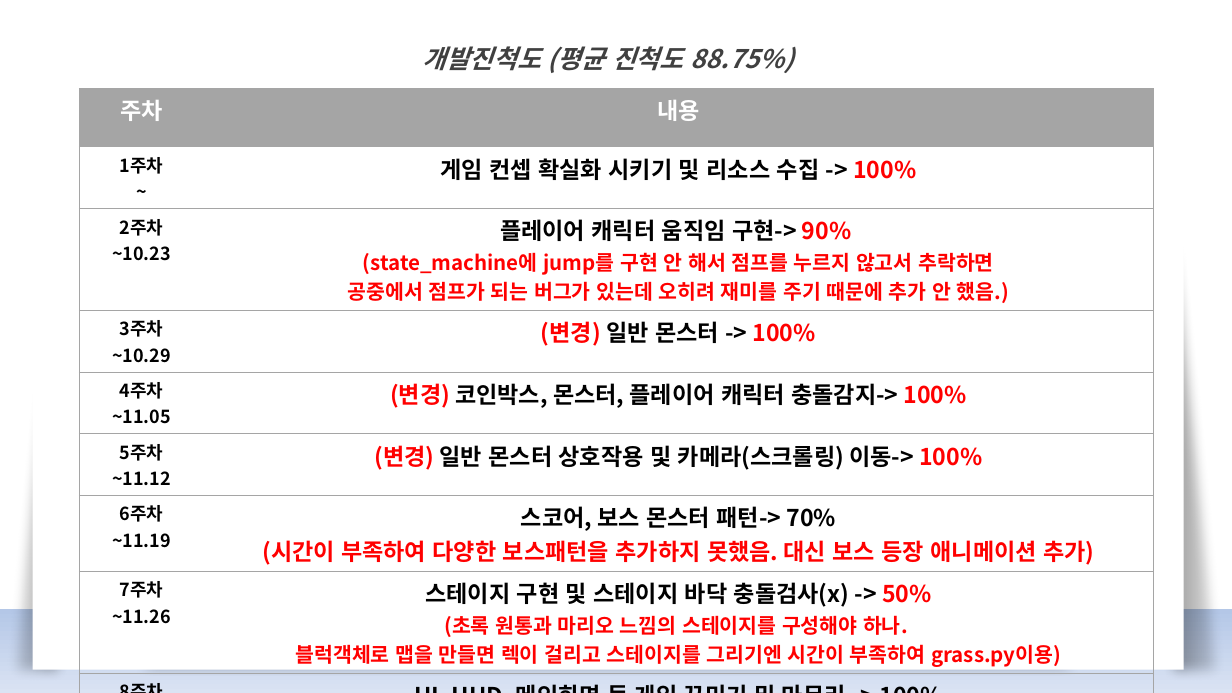
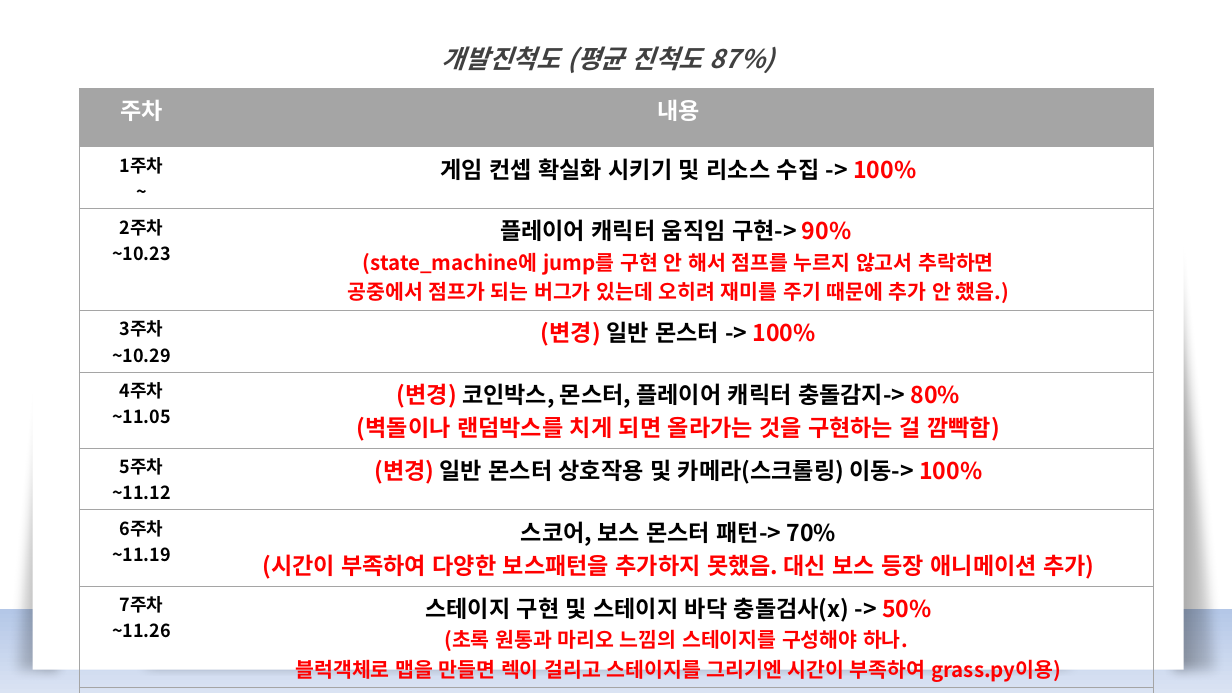
Before and after one commit to Hamzzis99/2DGP-Game_Project, a slide deck: slide 2 of 2DGP-Project-KGH(Finale).pptx. Drawn at 1232x693 pixels with LibreOffice and Linux fonts; fonts in the diff are those of the drawing. Boxes give left, top, right and bottom in pixels: in the first picture for what was removed or moved away, otherwise in the second. Text is boxed around its words. In the diff, an @@ line names an element or a change of style, - is before the commit and + after.

Commit message:
PPT 수정

```diff
--- a/2DGP-Project-KGH(Finale).pptx
+++ b/2DGP-Project-KGH(Finale).pptx
@@ text in rectangle at [442,46,775,73]: text changed @@
-개발진척도 (평균 진척도 88.75%)
+개발진척도 (평균 진척도 87%)
@@ table at [79,89,1153,686] @@
-row 5, column 2: (변경) 코인박스, 몬스터, 플레이어 캐릭터 충돌감지-> 100%
+row 5, column 2: (변경) 코인박스, 몬스터, 플레이어 캐릭터 충돌감지-> 80% / (벽돌이나 랜덤박스를 치게 되면 올라가는 것을 구현하는 걸 깜빡함)
```
Also in this commit, not shown: 1 other file.
